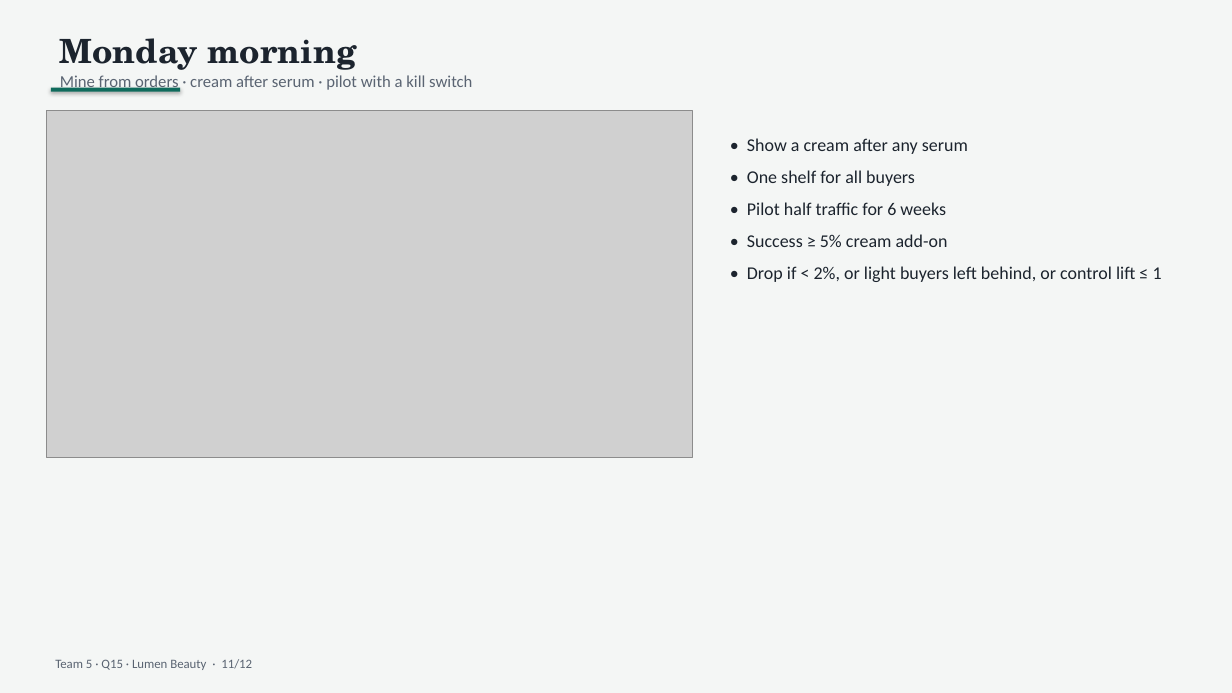
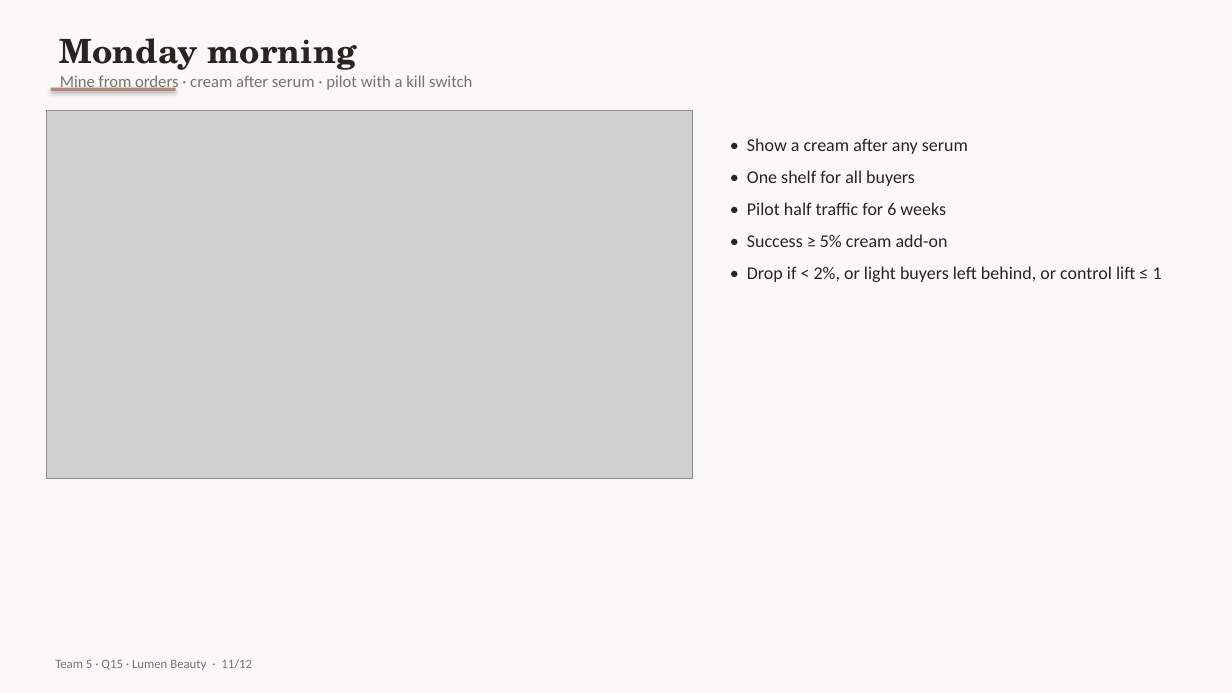
Before and after one commit to N1Rizhka/New-Media-Technology-and-Analytics---Final-Project, a slide deck: slide 11 of deliverables/Team5_Q15_pitch.pptx. Drawn at 1232x693 pixels with LibreOffice and Linux fonts; fonts in the diff are those of the drawing; grey boxes stand for pictures. Boxes give left, top, right and bottom in pixels: in the first picture for what was removed or moved away, otherwise in the second. Text is boxed around its words. In the diff, an @@ line names an element or a change of style, - is before the commit and + after.

```diff
--- a/deliverables/Team5_Q15_pitch.pptx
+++ b/deliverables/Team5_Q15_pitch.pptx
@@ rectangle at [0,0,1232,693]: fill #F4F6F5 to #FBF9F7 @@
@@ text "Monday morning" at [60,38,472,91]: text colour #1C242E to #2A2421 in "Monday morning"; text colour #5A6472 to #7A736C in "Mine from orders · cream after serum ..." @@
@@ rectangle: place and size @@
-rectangle at [51,88,180,91]
+rectangle at [51,88,176,91]
@@ rectangle at [51,88,176,91]: fill #0F6B5C to #B08984 @@
@@ picture: place and size @@
-picture at [46,111,693,457]
+picture at [46,111,693,479]
@@ text "Team 5 · Q15 · ..." at [55,659,252,670]: text colour #5A6472 to #7A736C @@
```
Also in this commit, not shown: 11 other slides changed, 16 other files.
